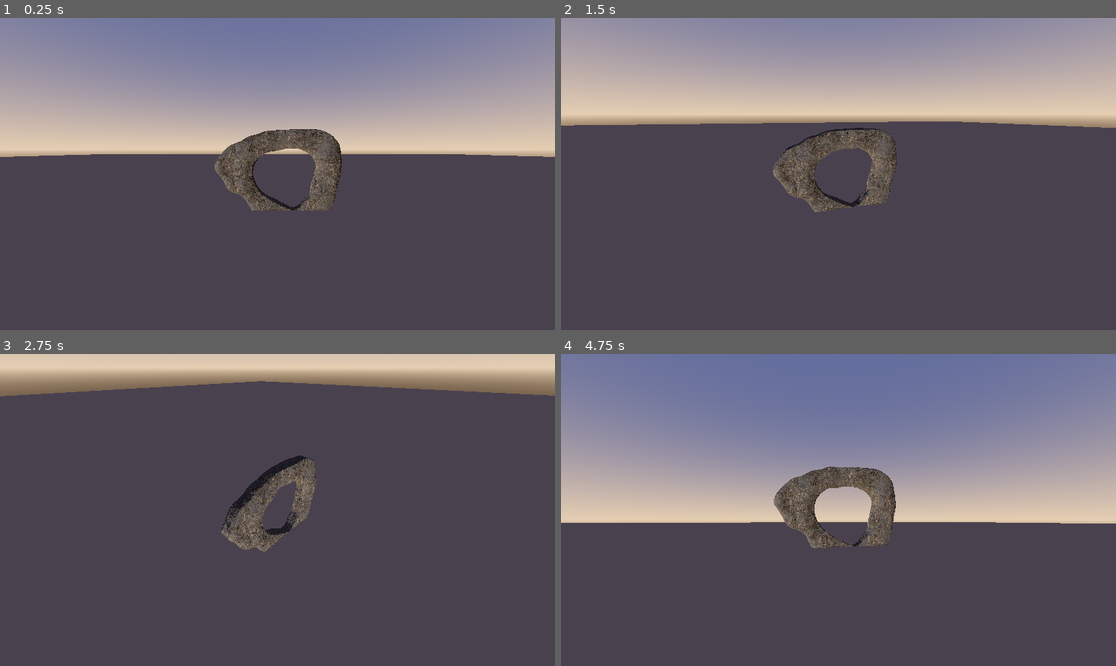
Above: before the commit, frames 1-4 (two rows, left to right).
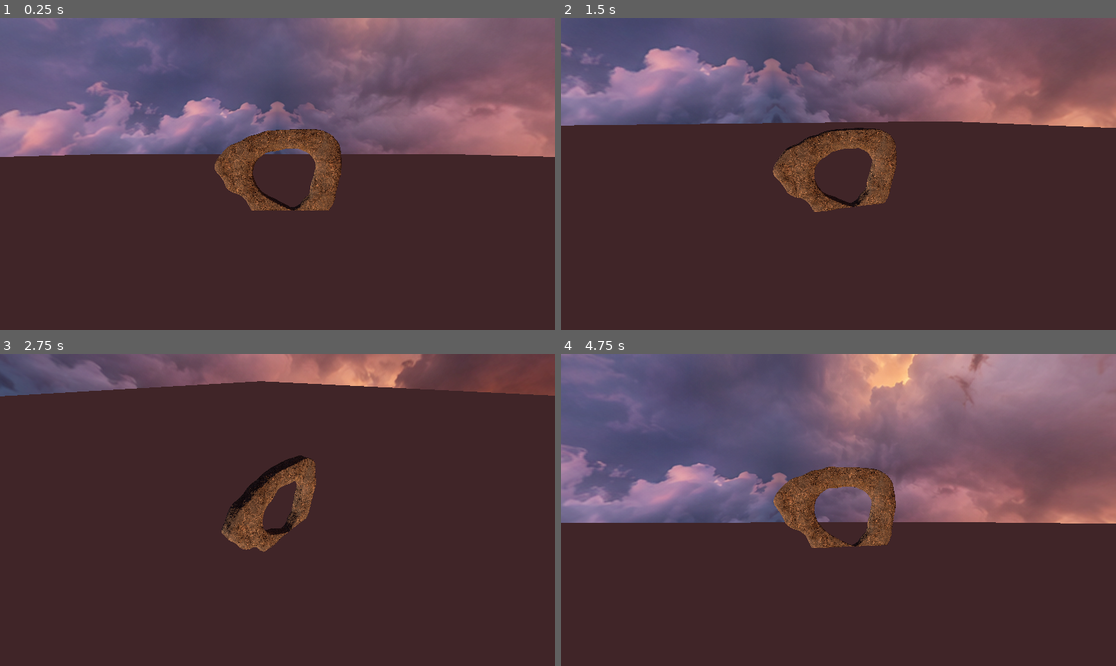
Above: after the commit, the same moments.

Repository: ufo8mycow16/yesteryear
Game: Godot game, scene res://scenes/viewer/Main.tscn
Same seed, same stepped clock (60 frames per second), same inputs: the game is played once before the commit and once after it.
Inputs (mouse positions are in pixels of both pictures, inside the frame that each line leads up to):
- Up to frame 1 (0.25 s): no input
- Up to frame 2 (1.5 s): tap Enter at 0.5 s; move the mouse to (960, 158) at 0.52 s; click (960, 158) at 0.67 s; tap Space at 1.25 s; drag from (727, 189) to (810, 236) at 1.27 s
- Up to frame 3 (2.75 s): tap Enter at 2 s; move the mouse to (333, 441) at 2.02 s; click (333, 441) at 2.17 s
- Up to frame 4 (4.75 s): tap Space at 2.75, 4.25 s; drag from (810, 572) to (672, 463) at 2.77 s; tap Enter at 3.5 s; move the mouse to (1005, 556) at 3.52 s; click (1005, 556) at 3.67 s; drag from (672, 463) to (755, 432) at 4.27 s

The runs differ from the first frame. In frame 1, 99% of the frame differs, in the area x 0-100%, y 0-100%; in frame 2, 99%; in frame 3, 99%; in frame 4, 99%.

Commit message:
Use Glen's stormy dusk panorama as the sky
Wrap-around seam softened; warm sunset sunlight to match.

Co-Authored-By: Claude Opus 5.5 <noreply@anthropic.com>
Claude-Session: https://claude.ai/code/session_01WLGHPtQRh4tRegm1uqJZSa

Diff:
--- a/scenes/viewer/Main.tscn
+++ b/scenes/viewer/Main.tscn
@@ -1,13 +1,11 @@
-[gd_scene load_steps=8 format=3]
+[gd_scene load_steps=9 format=3]
 
 [ext_resource type="PackedScene" path="res://scenes/guardian/Guardian.tscn" id="1_guardian"]
 [ext_resource type="Script" path="res://scenes/viewer/OrbitCamera.gd" id="2_cam"]
+[ext_resource type="Texture2D" path="res://assets/textures/sky/storm_dusk_panorama.png" id="3_sky"]
 
-[sub_resource type="ProceduralSkyMaterial" id="sky_mat"]
-sky_top_color = Color(0.3, 0.33, 0.48, 1)
-sky_horizon_color = Color(0.8, 0.68, 0.56, 1)
-ground_bottom_color = Color(0.3, 0.25, 0.2, 1)
-ground_horizon_color = Color(0.8, 0.68, 0.56, 1)
+[sub_resource type="PanoramaSkyMaterial" id="sky_mat"]
+panorama = ExtResource("3_sky")
 
 [sub_resource type="Sky" id="sky"]
 sky_material = SubResource("sky_mat")
@@ -34,6 +32,7 @@
 
 [node name="Sun" type="DirectionalLight3D" parent="."]
 transform = Transform3D(0.76484, 0.00000, -0.64422, -0.43912, 0.73169, -0.52135, 0.47137, 0.68164, 0.55963, 0, 20, 0)
+light_color = Color(1, 0.78, 0.55, 1)
 light_energy = 1.3
 shadow_enabled = true
 
Binary file added: assets/textures/sky/storm_dusk_panorama.png
